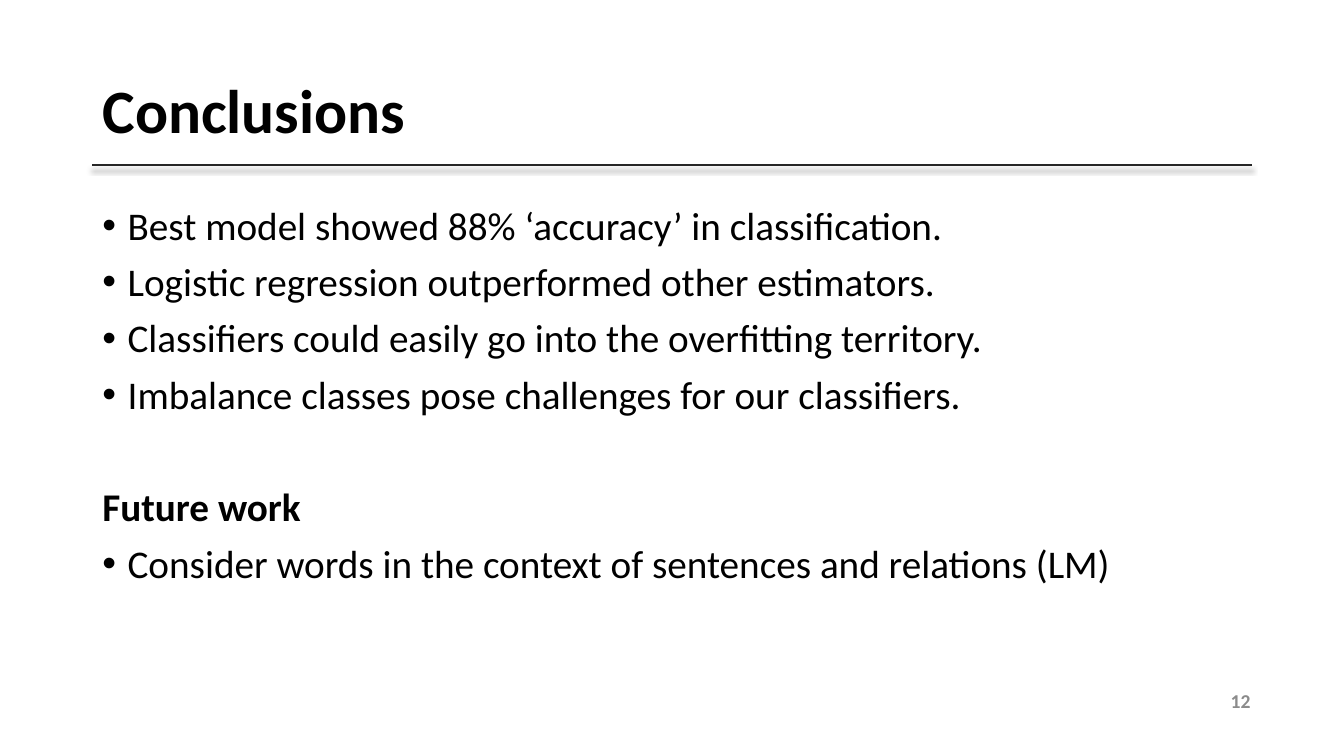
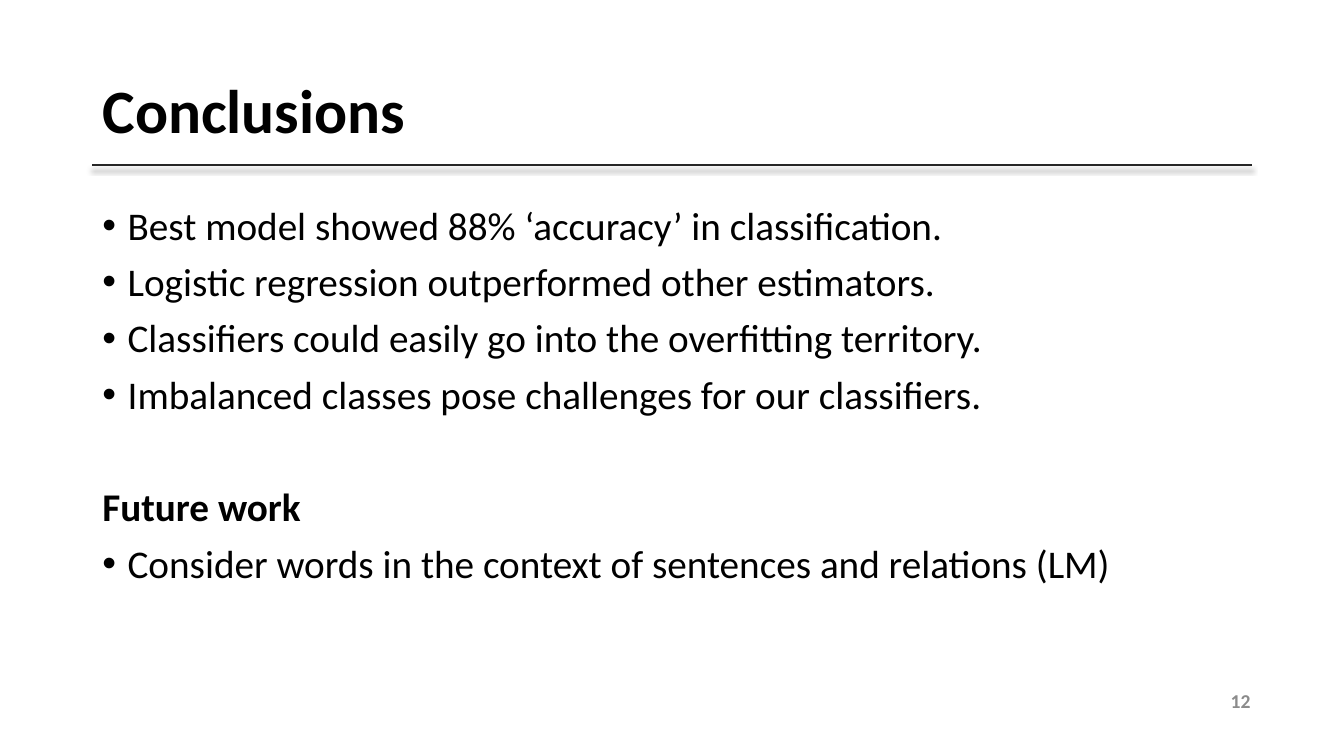
Before and after one commit to malfii/reddit_listing_classification, a slide deck: slide 12 of presentation/Alfi_project3_subreddit_classification.pptx. Drawn at 1344x756 pixels with LibreOffice and Linux fonts; fonts in the diff are those of the drawing; background and template pictures are left out. Boxes give left, top, right and bottom in pixels: in the first picture for what was removed or moved away, otherwise in the second. Text is boxed around its words. In the diff, an @@ line names an element or a change of style, - is before the commit and + after.

Commit message:
presentation

```diff
--- a/presentation/Alfi_project3_subreddit_classification.pptx
+++ b/presentation/Alfi_project3_subreddit_classification.pptx
@@ text at box(128, 381, 981, 416): text changed @@
-• Imbalance classes pose challenges for our classifiers.
+• Imbalanced classes pose challenges for our classifiers.
```
Also in this commit, not shown: 1 other slide changed.
